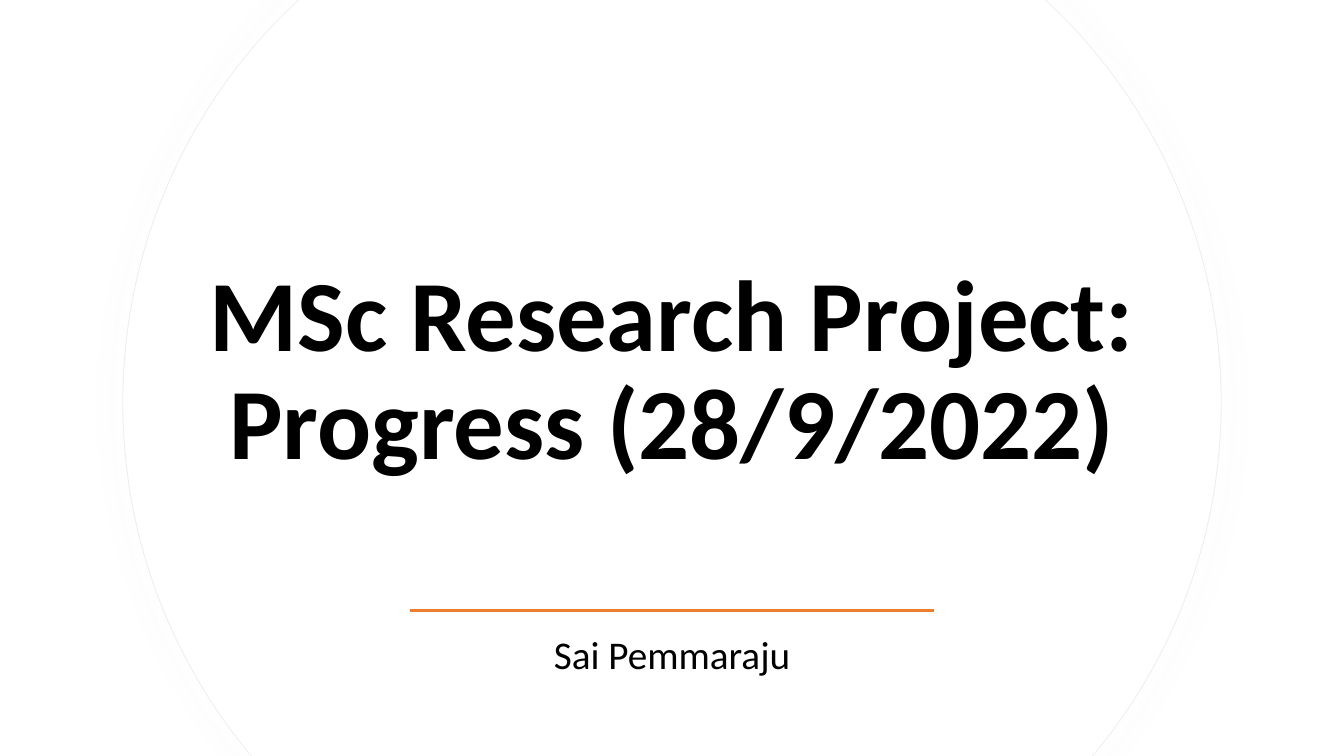
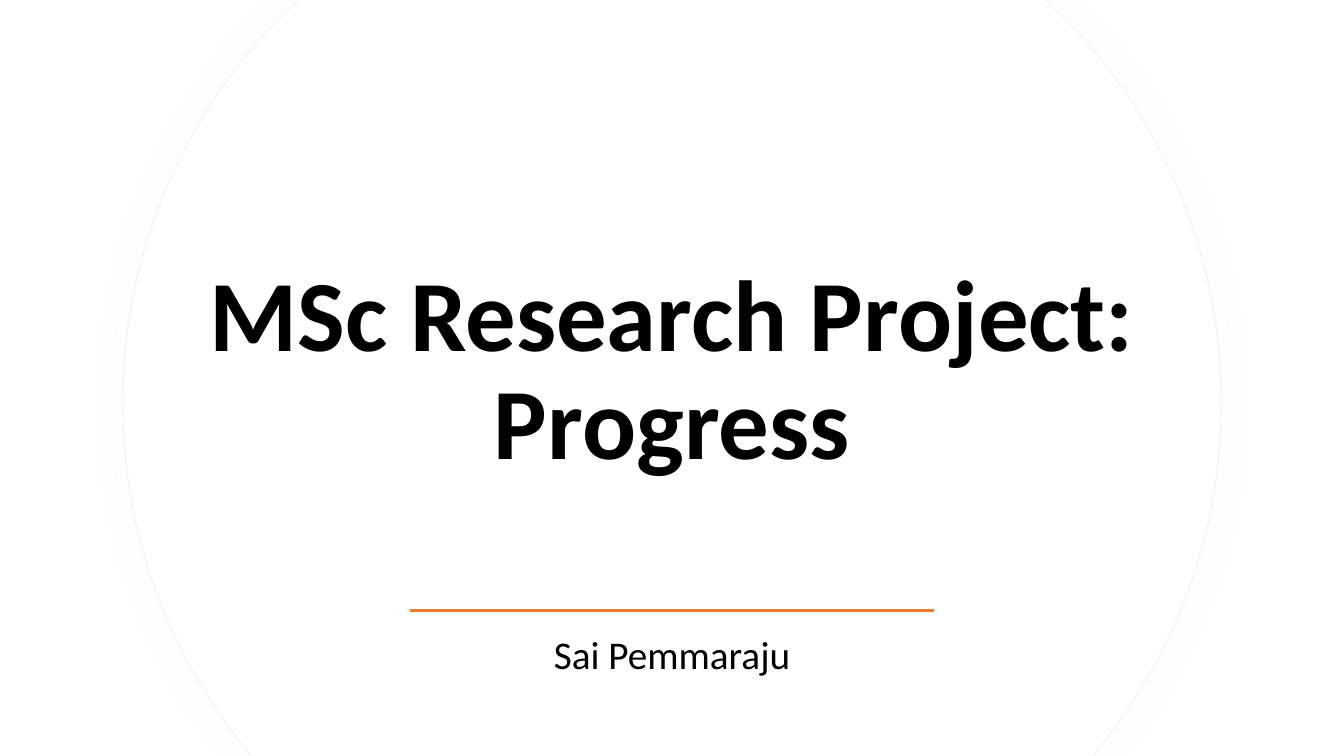
Before and after one commit to spemmaraju5/MSc-Physics-Monash-University, a slide deck: slide 1 of Research_Project/LHCb Starterkit/MSc Research Project Progress 31 Aug 2022 [Autosaved].pptx. Drawn at 1344x756 pixels with LibreOffice and Linux fonts; fonts in the diff are those of the drawing. Boxes give left, top, right and bottom in pixels: in the first picture for what was removed or moved away, otherwise in the second. Text is boxed around its words. In the diff, an @@ line names an element or a change of style, - is before the commit and + after.

Commit message:
Updated reserch progress ppt

```diff
--- a/Research_Project/LHCb Starterkit/MSc Research Project Progress 31 Aug 2022 [Autosaved].pptx
+++ b/Research_Project/LHCb Starterkit/MSc Research Project Progress 31 Aug 2022 [Autosaved].pptx
@@ title at (210, 280, 1133, 476): text changed @@
-MSc Research Project: Progress (28/9/2022)
+MSc Research Project: Progress
```
Also in this commit, not shown: 2 other files.
